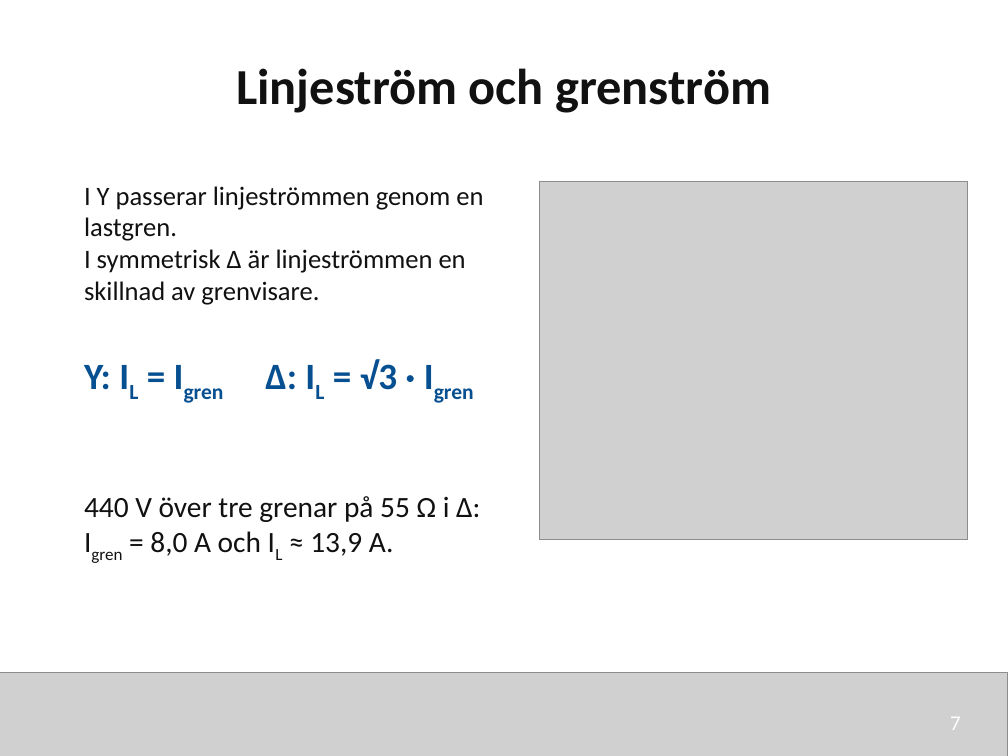
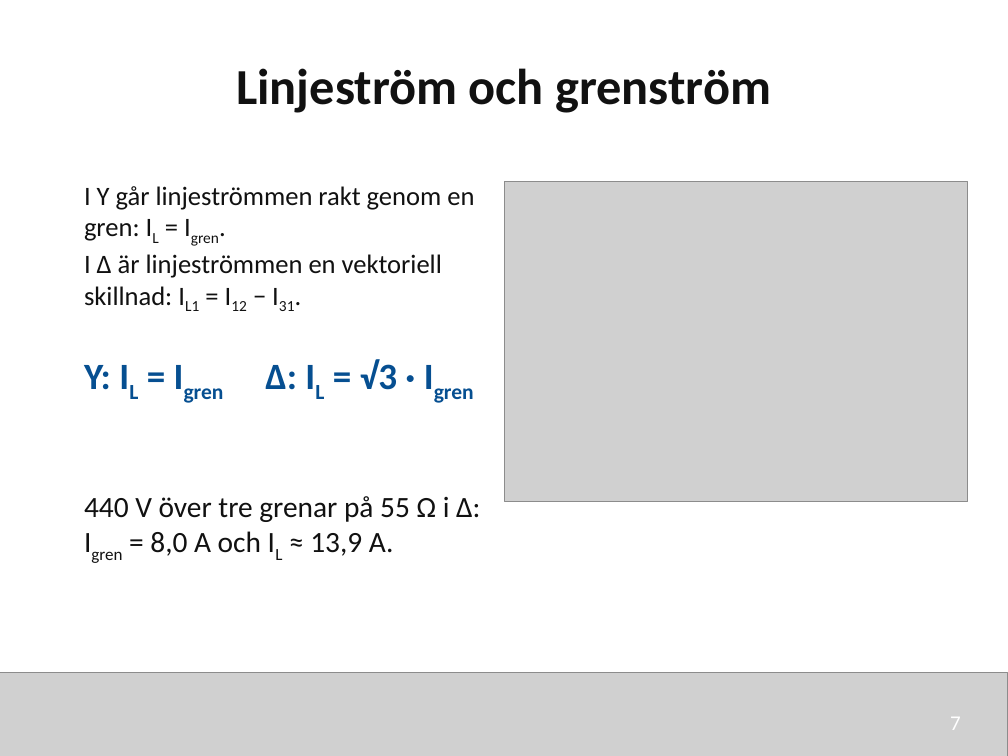
Before and after one commit to nj22az/nj22az.github.io, a slide deck: slide 7 of sjoskolan/vecka-41/aktuell/v41_02_Y_och_trefaseffekt_elev.pptx. Drawn at 1008x756 pixels with LibreOffice and Linux fonts; fonts in the diff are those of the drawing; grey boxes stand for pictures. Boxes give left, top, right and bottom in pixels: in the first picture for what was removed or moved away, otherwise in the second. Text is boxed around its words. In the diff, an @@ line names an element or a change of style, - is before the commit and + after.

```diff
--- a/sjoskolan/vecka-41/aktuell/v41_02_Y_och_trefaseffekt_elev.pptx
+++ b/sjoskolan/vecka-41/aktuell/v41_02_Y_och_trefaseffekt_elev.pptx
@@ text at (x1=84, y1=186, x2=474, y2=306): text changed @@
-I Y passerar linjeströmmen genom en lastgren.
-I symmetrisk Δ är linjeströmmen en skillnad av grenvisare.
+I Y går linjeströmmen rakt genom en gren: IL = Igren.
+I Δ är linjeströmmen en vektoriell skillnad: IL1 = I12 − I31.
@@ picture resized from (x1=539, y1=181, x2=968, y2=540) to (x1=505, y1=181, x2=968, y2=502) @@
```
Also in this commit, not shown: 2 other slides changed, 17 other files.
